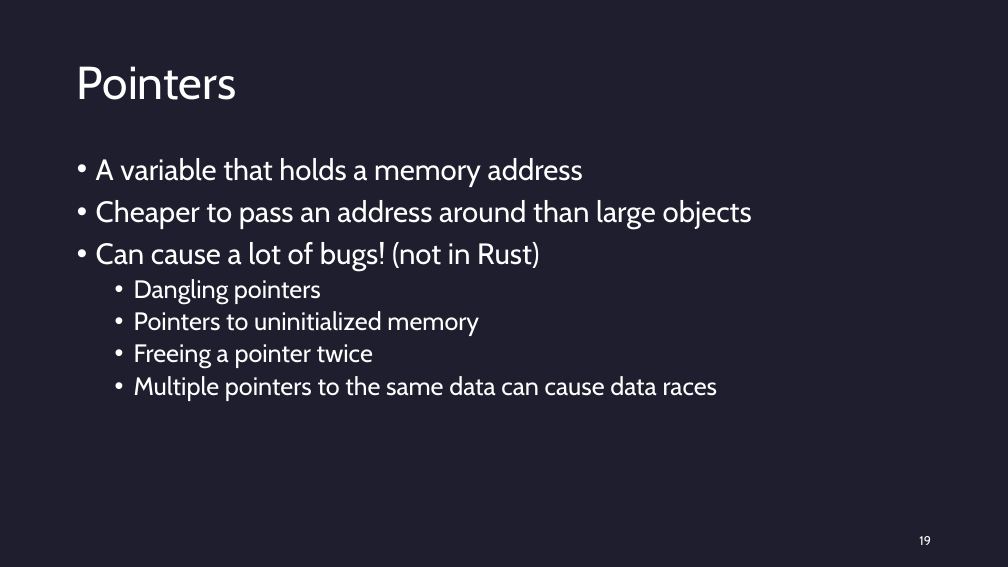
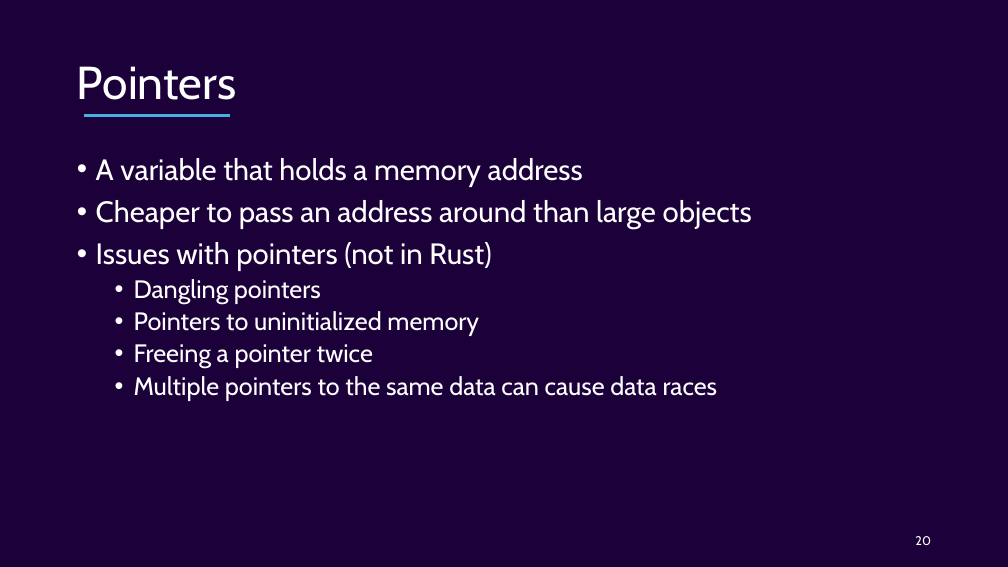
Before and after one commit to Ordina-Group/pythoneers-rust-workshop, a slide deck: slide 20 of Rust.pptx (slide 19 before the commit). Drawn at 1008x567 pixels with LibreOffice and Linux fonts; fonts in the diff are those of the drawing. Boxes give left, top, right and bottom in pixels: in the first picture for what was removed or moved away, otherwise in the second. Text is boxed around its words. In the diff, an @@ line names an element or a change of style, - is before the commit and + after.

```diff
--- a/Rust.pptx
+++ b/Rust.pptx
@@ background #1E1E2E to #1C003A @@
@@ line added from (84, 116) to (230, 116), #46B1E1 2.25 pt @@
@@ text at (96,242,491,271): text changed @@
-• Can cause a lot of bugs! (not in Rust)
+• Issues with pointers (not in Rust)
@@ page number at (915,536,931,545): text changed @@
-19
+20
```
Also in this commit, not shown: 22 other slides changed, 17 slides added, 2 slides removed.
